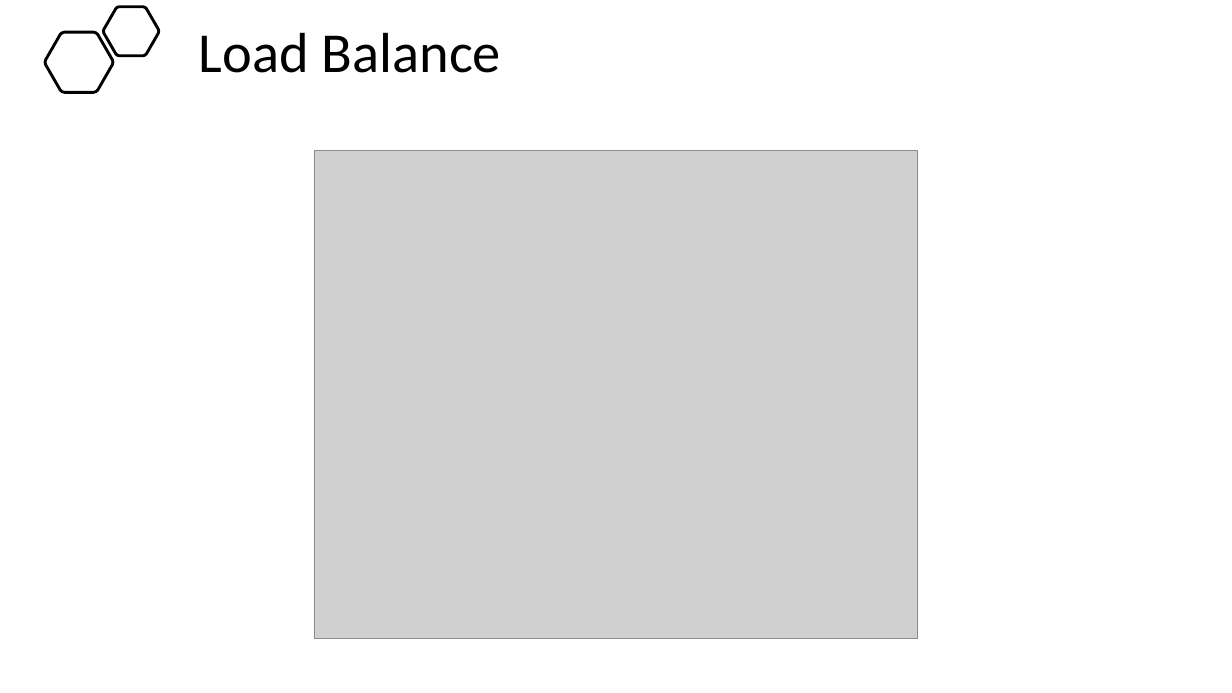
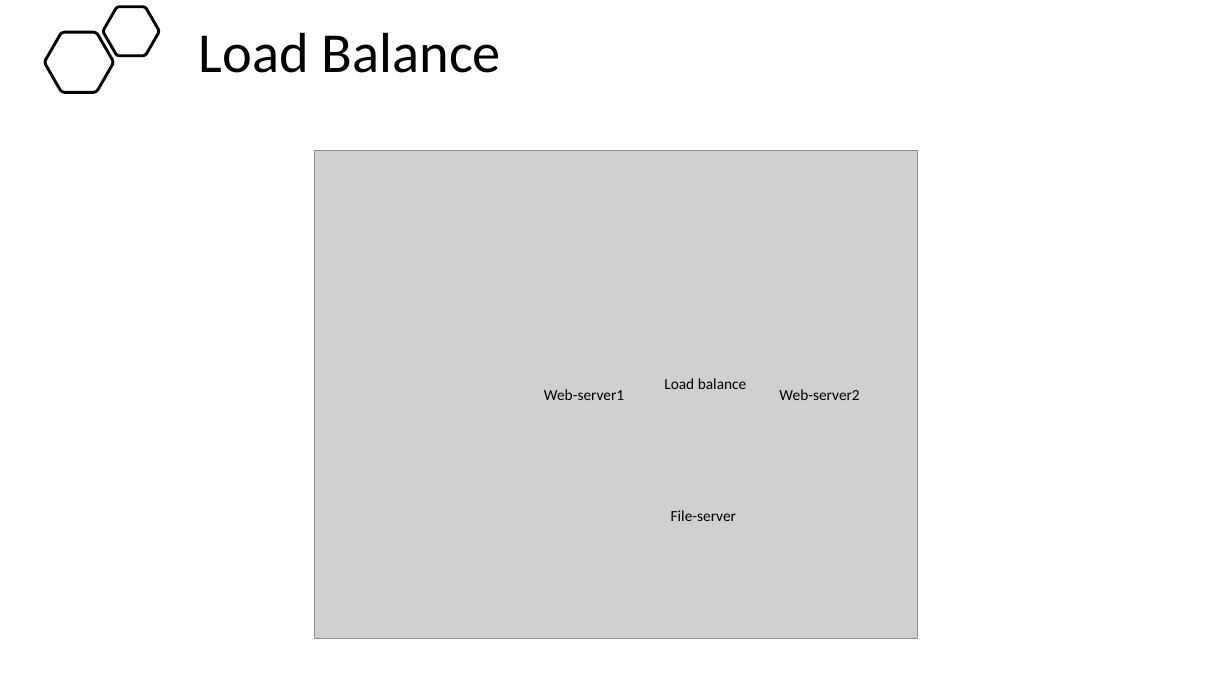
Before and after one commit to BandTec/project-hunter, a slide deck: slide 14 of Documentação/Apresentação - Sprint 1 - 4 sem.pptx. Drawn at 1232x693 pixels with LibreOffice and Linux fonts; fonts in the diff are those of the drawing; grey boxes stand for pictures. Boxes give left, top, right and bottom in pixels: in the first picture for what was removed or moved away, otherwise in the second. Text is boxed around its words. In the diff, an @@ line names an element or a change of style, - is before the commit and + after.

```diff
--- a/Documentação/Apresentação - Sprint 1 - 4 sem.pptx
+++ b/Documentação/Apresentação - Sprint 1 - 4 sem.pptx
@@ text added at bbox=[544, 389, 624, 400], 12 pt, text #000000 @@
+Web-server1
@@ text added at bbox=[664, 378, 747, 389], 12 pt, text #000000 @@
+Load balance
@@ text added at bbox=[779, 389, 859, 400], 12 pt, text #000000 @@
+Web-server2
@@ text added at bbox=[671, 510, 736, 521], 12 pt, text #000000 @@
+File-server
```
Also in this commit, not shown: 1 other slide changed, 2 other files.
